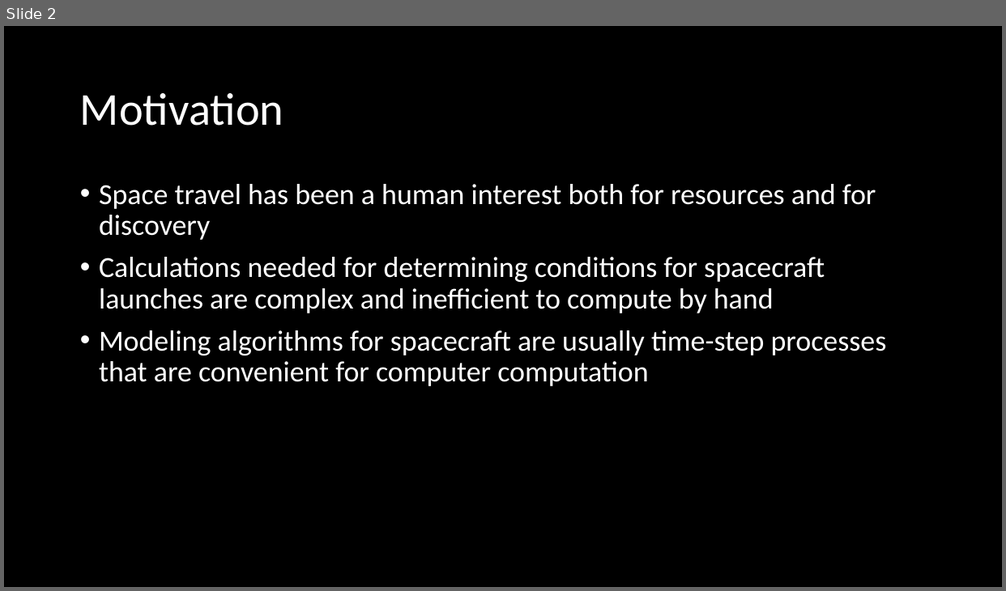
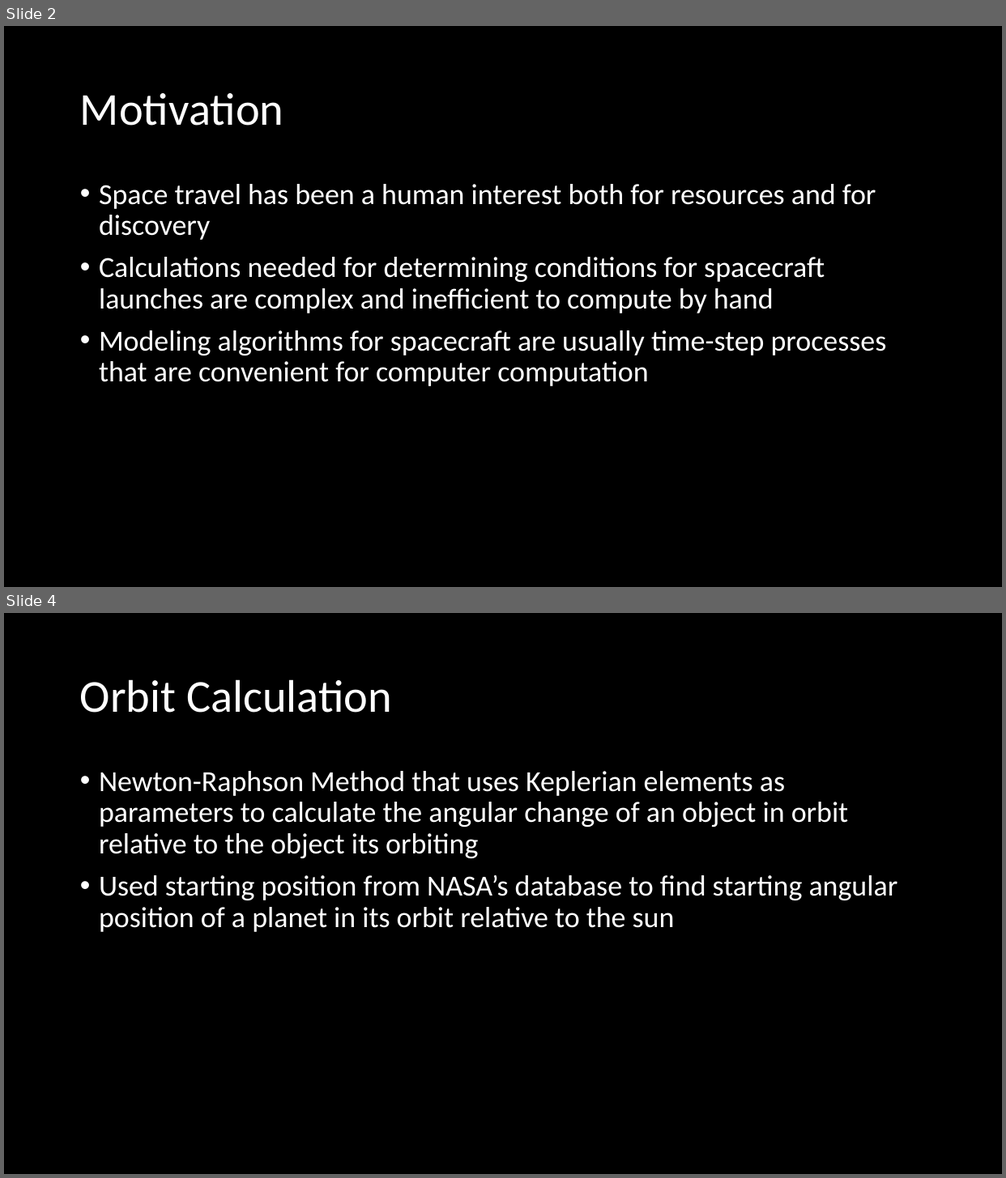
Before and after one commit to tjresearch/research-junyan, a slide deck: Presentation/Junyan_Peng_Presentation.pptx. Shown one above the other, each under a label of ours: slide 2 before the commit, slides 2 and 4 after it; the slides between them are not shown. The pictures are 1006x591 and 1006x1178 pixels, drawn with LibreOffice and Linux fonts; fonts in the diff are those of the drawing; background and template pictures are left out. Boxes give left, top, right and bottom in pixels: in the first picture for what was removed or moved away, otherwise in the second. Text is boxed around its words. In the diff, an @@ line names an element or a change of style, - is before the commit and + after.

```diff
--- a/Presentation/Junyan_Peng_Presentation.pptx
+++ b/Presentation/Junyan_Peng_Presentation.pptx
@@ slide 4 added at bbox=[4, 613, 1002, 1174], background picture (left out) @@
@@ title added at bbox=[80, 679, 392, 713], 44 pt, text #FFFFFF @@
+Orbit Calculation
@@ text added at bbox=[99, 771, 898, 932], 28 pt, text #FFFFFF @@
+• Newton-Raphson Method that uses Keplerian elements as parameters to calculate the angular change of an object in orbit relative to the object its orbiting
+• Used starting position from NASA’s database to find starting angular position of a planet in its orbit relative to the sun
```
Also in this commit, not shown: 2 slides changed, 6 other slides added, 7 other files.
